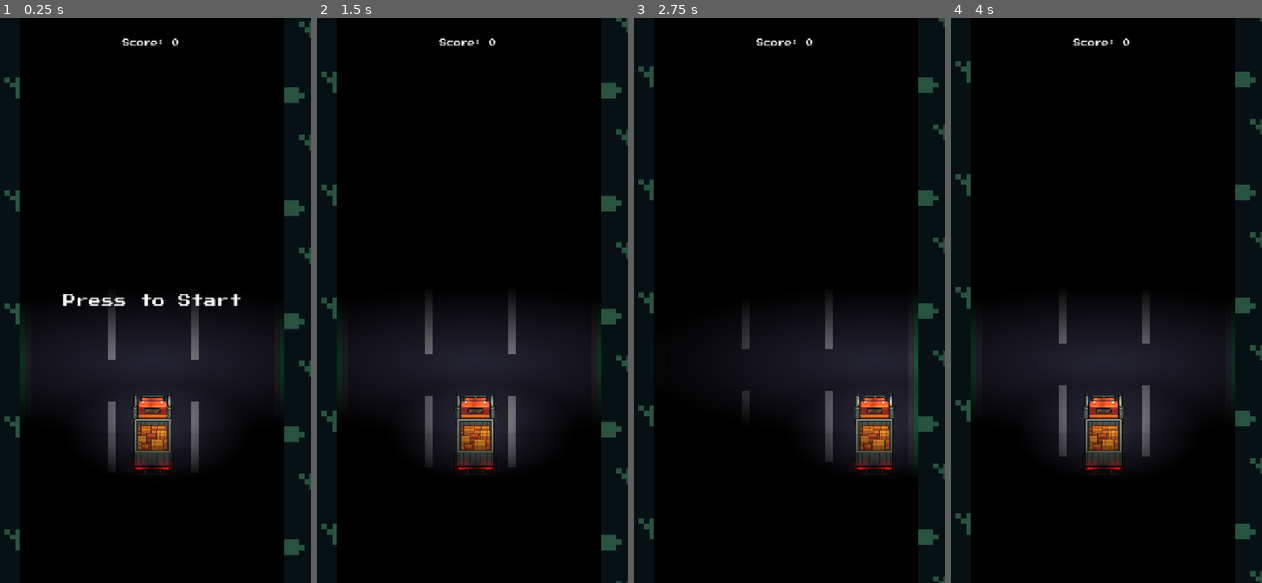
Above: before the commit, frames 1-4 (left to right).
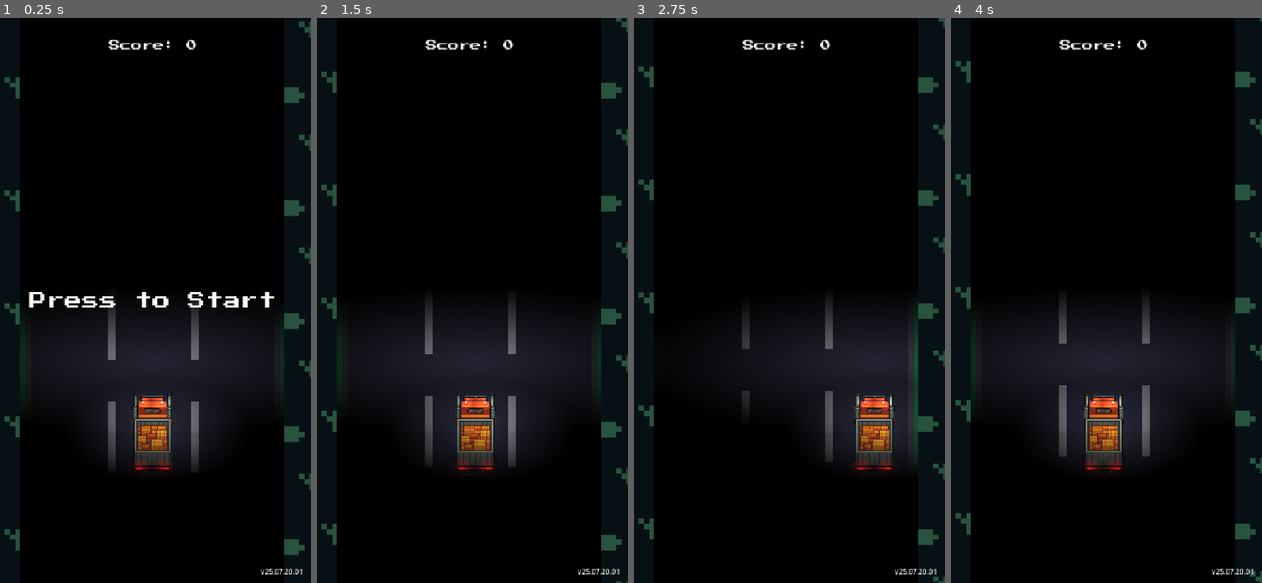
Above: after the commit, the same moments.

Repository: kevin-ai-04/night-trucker-game
Game: Godot game, scene res://main.tscn
The game is run twice, just before and just after one commit, with the same random seed, the same clock (stepped at 60 frames per second) and the same inputs. The engine's default icon, where the game draws it, is replaced by a stand-in: a white triangle on a blue panel in a dark square. Sound files missing from this copy of the repository are replaced by a short silence.
Inputs (mouse positions are in pixels of both pictures, inside the frame that each line leads up to):
- Up to frame 1 (0.25 s): no input
- Up to frame 2 (1.5 s): tap Enter at 0.5 s; move the mouse to (537, 272) at 0.52 s; hold Right (move_right) 0.53-1.28 s; hold Space (start_game) 0.53-1.28 s; click (537, 272) at 0.67 s; move the mouse to (407, 328) at 1.27 s; hold Left (move_left) from 1.28 s (still down); tap Space (start_game) at 1.35 s
- Up to frame 3 (2.75 s): move the mouse to (817, 176) at 2.02 s; release Left (move_left) at 2.03 s; hold Right (move_right) from 2.03 s (still down); hold Space (start_game) from 2.03 s (still down)
- Up to frame 4 (4 s): move the mouse to (1087, 413) at 2.77 s; release Space (start_game) at 2.78 s; tap Space (start_game) at 2.85 s; click (1087, 413) at 2.92 s; move the mouse to (1199, 385) at 3.52 s; release Right (move_right) at 3.53 s; hold Left (move_left) from 3.53 s (still down); hold Space (start_game) from 3.53 s (still down)

The runs differ from the first frame. In frame 1, 1.4% of the frame differs, in the area x 9-98%, y 3-99%; in frame 2, 0.4%; in frame 3, 0.4%; in frame 4, 0.4%.

Commit message:
retry fix

Diff:
--- a/hud.tscn
+++ b/hud.tscn
@@ -8,13 +8,16 @@
 anchors_preset = 5
 anchor_left = 0.5
 anchor_right = 0.5
-offset_left = -68.0
-offset_top = 48.0
-offset_right = 60.0
-offset_bottom = 91.0
+offset_left = -99.0
+offset_top = 49.0
+offset_right = 101.0
+offset_bottom = 76.0
 grow_horizontal = 2
+size_flags_horizontal = 4
 theme_override_fonts/font = ExtResource("1_37p78")
+theme_override_font_sizes/font_size = 25
 text = "Score: 0"
+horizontal_alignment = 1
 
 [node name="MessageLabel" type="Label" parent="."]
 anchors_preset = 8
@@ -29,19 +32,20 @@
 grow_horizontal = 2
 grow_vertical = 2
 theme_override_fonts/font = ExtResource("1_37p78")
-theme_override_font_sizes/font_size = 29
+theme_override_font_sizes/font_size = 40
 text = "Game Over"
+horizontal_alignment = 1
 
-[node name="RetryButton" type="Button" parent="."]
-anchors_preset = -1
-anchor_left = 0.497
-anchor_top = 0.552
-anchor_right = 0.497
-anchor_bottom = 0.552
-offset_left = -24.84
-offset_top = -15.5601
-offset_right = 25.16
-offset_bottom = 15.4399
-grow_horizontal = 2
-grow_vertical = 2
-text = "Retry"
+[node name="VersionLabel" type="Label" parent="."]
+anchors_preset = 3
+anchor_left = 1.0
+anchor_top = 1.0
+anchor_right = 1.0
+anchor_bottom = 1.0
+offset_left = -115.0
+offset_top = -38.0
+offset_right = -20.0
+offset_bottom = -15.0
+grow_horizontal = 0
+grow_vertical = 0
+text = "v25.07.20.01"
--- a/main.gd
+++ b/main.gd
@@ -11,7 +11,6 @@
 @onready var sfx_score = $SfxScore
 @onready var sfx_crash = $SfxCrash
 @onready var hud = $HUD
-@onready var retry_button = $HUD/RetryButton
 
 @onready var grass1 = $BackgroundLayer/Grass1
 @onready var grass2 = $BackgroundLayer/Grass2
@@ -46,7 +45,6 @@
 func _ready():
 	player.hit.connect(_on_player_hit)
 	obstacle_timer.timeout.connect(_on_obstacle_timer_timeout)
-	retry_button.pressed.connect(new_game)
 	new_game()
 	bgm_player.finished.connect(_on_bgm_finished)
 	engine_sound_player.finished.connect(engine_sound_player.play)
@@ -66,7 +64,6 @@
 	hud.get_node("ScoreLabel").text = "Score: " + str(score)
 	hud.get_node("MessageLabel").text = "Press to Start"
 	hud.get_node("MessageLabel").show()
-	retry_button.hide()
 	engine_sound_player.stop()
 
 func _unhandled_input(event):
@@ -77,13 +74,15 @@
 		var screen_tap_start = event is InputEventMouseButton and event.button_index == MOUSE_BUTTON_LEFT and event.is_pressed()
 
 		if keyboard_start or screen_tap_start:
+			# Call new_game() to reset score, clear old obstacles, etc.
+			new_game()
+
+			# Now, immediately start the new game
 			get_tree().paused = false
 			is_game_active = true
-			score = 0
-
-			# Update UI for game start
+
+			# Update UI for game start (this hides the "Tap to Start" message)
 			hud.get_node("MessageLabel").hide()
-			hud.get_node("ScoreLabel").text = "Score: " + str(score)
 
 			# Start the timers and sounds
 			obstacle_timer.start()
@@ -94,9 +93,8 @@
 	is_game_active = false
 	obstacle_timer.stop()
 	engine_sound_player.stop()
-	hud.get_node("MessageLabel").text = "Game Over"
+	hud.get_node("MessageLabel").text = "Game Over\nTap to Retry"
 	hud.get_node("MessageLabel").show()
-	retry_button.show()
 
 	get_tree().paused = true
 
@@ -178,7 +176,7 @@
 	if obstacle_in_lane:
 		if beep_cooldown <= 0:
 			sfx_beep.play()
-			Input.vibrate_handheld(50)
+			Input.vibrate_handheld(150)
 			var beep_interval = remap(closest_distance, 200, 800, 0.1, 1.0)
 			beep_cooldown = clamp(beep_interval, 0.05, 1.2)
 
Not shown, changed: build/web/index.144x144.png
Not shown, changed: build/web/index.180x180.png
Not shown, changed: build/web/index.512x512.png
Not shown, changed: build/web/index.apple-touch-icon.png
Not shown, changed: build/web/index.html
Not shown, changed: build/web/index.icon.png
Not shown, changed: build/web/index.pck
Not shown, changed: build/web/index.service.worker.js
